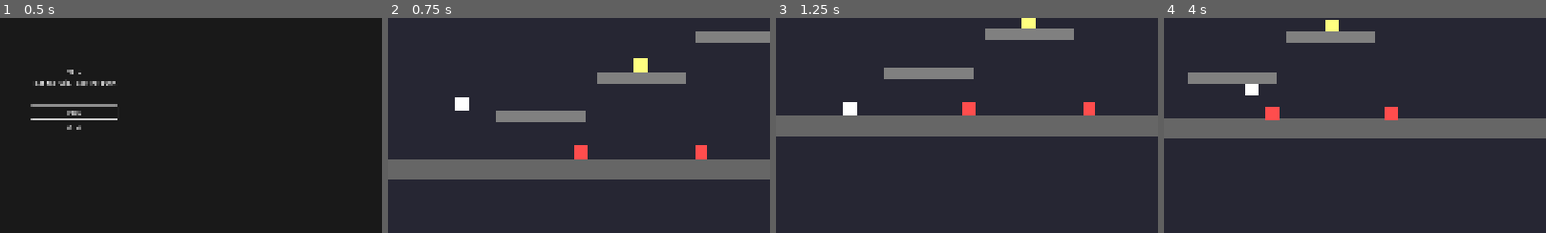
Above: before the commit, frames 1-4 (left to right).
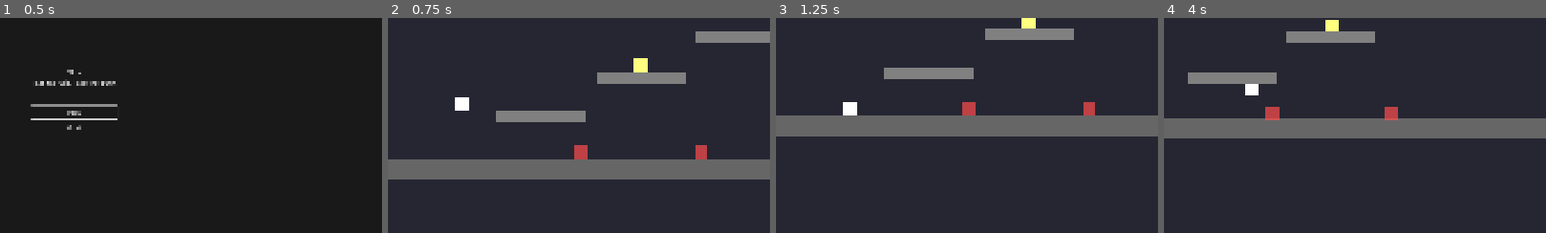
Above: after the commit, the same moments.

Repository: JavierIslas/GGJ26
Game: Godot game, scene res://scenes/main_menu.tscn
Two runs of this game, one before a commit and one after it. Both use one fixed random seed, a clock stepped at 60 frames per second and the inputs below.
Inputs:
- Up to frame 1 (0.5 s): no input
- Up to frame 2 (0.75 s): click "Play" at 0.5 s
- Up to frame 3 (1.25 s): no input
- Up to frame 4 (4 s): hold D (move_right) 1.28-2.03 s; tap E (reveal) every 0.75 s from 1.35 to 3.6 s; tap Space (jump) at 1.52, 2.27, 3.77 s; hold A (move_left) 2.03-2.78 s; hold D (move_right) from 2.78 s (still down)
The pictures show only the part of the screen within x 40-90%, y 31-81%; the shares and areas given below are measured in that part.

Frame 1 is identical in both runs. In frame 2, 0.4% of the frame differs, in the area x 48-84%, y 59-66%; in frame 3, 0.4%; in frame 4, 0.5%, in the area x 26-62%, y 41-48%.

Commit message:
feat: Add visual feedback for solid vs ethereal entities
Design decision: Maintain different collision behavior for entities
- False Enemy (red): Ethereal, player can pass through
- False Friend (yellow): Solid, blocks player's path

This reinforces the game's theme: "Appearances deceive"
- What looks threatening (red) is harmless (ethereal)
- What looks friendly (yellow) is an obstacle (solid)

Visual feedback added:
- False Enemy: 70% opacity (semi-transparent ghost effect)
- False Friend: 100% opacity (solid, opaque)

Gameplay implications:
- False Enemy can be ignored without revealing
- False Friend blocks paths, forcing player to decide:
  * Reveal → Path clear but enemy chases
  * Don't reveal → Find another route

This creates unique puzzle opportunities:
1. "False Barrier" - Friendly blocks path
2. "Phantom Guard" - Enemy can be walked through

Co-Authored-By: Claude Sonnet 4.5 <noreply@anthropic.com>

Diff:
--- a/scripts/entities/false_enemy.gd
+++ b/scripts/entities/false_enemy.gd
@@ -29,6 +29,9 @@
 	# Conectar señal del veil
 	if veil_component:
 		veil_component.veil_torn.connect(_on_veil_torn)
+
+	# Feedback visual: Es atravesable (semi-transparente)
+	sprite.modulate.a = 0.7  # 70% opacidad = efecto fantasma
 
 func _physics_process(delta: float) -> void:
 	# Aplicar gravedad
@@ -97,7 +100,7 @@
 	is_revealed = true
 
 	# Cambiar color del sprite (placeholder hasta tener arte real)
-	sprite.modulate = Color(0.6, 0.6, 1.0)  # Azul pálido
+	sprite.modulate = Color(0.6, 0.6, 1.0, 1.0)  # Azul pálido, opaco
 
 	# Cambiar animación si existe
 	if animation_player and animation_player.has_animation("revealed"):
--- a/scripts/entities/false_friend.gd
+++ b/scripts/entities/false_friend.gd
@@ -13,8 +13,8 @@
 @export_group("Combat")
 @export var damage: int = 1
 @export var attack_range: float = 24.0  # Reducido para que no se frene tan lejos
-@export var knockback_force: float = 200.0  # Fuerza de rebote al golpear
-@export var knockback_duration: float = 0.3  # Tiempo de aturdimiento después de golpear
+@export var knockback_force: float = 1500.0  # Fuerza de rebote al golpear
+@export var knockback_duration: float = 0.6  # Tiempo de aturdimiento después de golpear
 
 @onready var sprite: Sprite2D = $Sprite2D
 @onready var veil_component: VeilComponent = $VeilComponent
@@ -38,6 +38,9 @@
 	if hurtbox:
 		hurtbox.monitoring = false  # Desactivado mientras está enmascarado
 		hurtbox.body_entered.connect(_on_hurtbox_body_entered)
+
+	# Feedback visual: Es sólido (opaco completo)
+	sprite.modulate.a = 1.0  # 100% opacidad = sólido
 
 func _physics_process(delta: float) -> void:
 	# Aplicar gravedad
